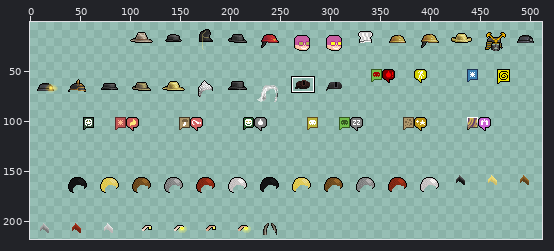
One commit to this sprite sheet: gfx/ChibiUltica/ChibiTall.png. The picture above shows the old version from afar; the outline marks the close-up.
Close-up. Before:
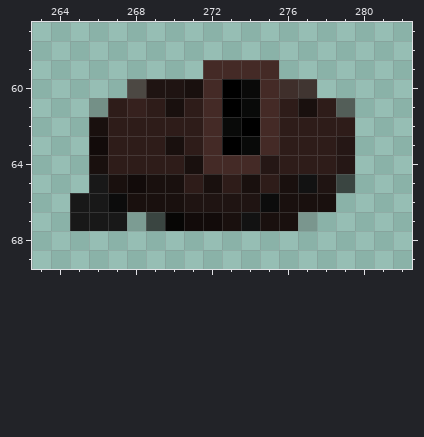
The file is 512x240 pixels. Pixels under 10% opacity are left out. Colours within 5 levels of each other are drawn and written as one. Shown: x 263..282, y 57..69. The old version is drawn lined up with the new one. The wide view leaves out empty margins. The commit also changed other parts of the picture, which this record leaves out.
Now the later version:
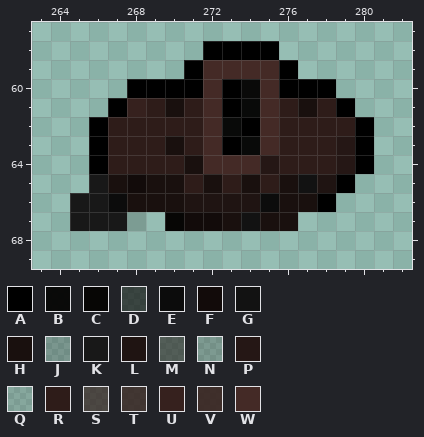
Palette (. is transparent): A #000000  B #040302f5  C #070605  D #0b0706a8  E #0c0c0c  F #120b0a  G #121212  H #19100e  J #1b12103b  K #181818  L #1f1412  M #20151291  N #24191338  P #251715  Q #291d1825  R #2e1c19  S #331f1cbe  T #331f1cd8  U #36211e  V #37221fea  W #442a26
From old to new:
drawings rearranged on the sheet (the old picture shows each at its new place; 12 dropped ones are not shown)
@@ x 263..282 @@
 57 ....................
-58 ....................
-59 .........WWWW.......
-60 .....SLLHWABWVT.....
-61 ...NRURHRWABWRHRM...
-62 ...HRRRRRWBAWRRRR...
-63 ...FRRRHRWABWRRRP...
-64 ...HRRRRHWWWPRRRP...
-65 ...KHFHHRHRHRHGLD...
-66 ..KKEHHHLLLLEHHH....
-67 ..KKKQDCFFHGHHJ.....
+58 .........AAAA.......
+59 ........AWWWWA......
+60 .....AAAAWABWAAA....
+61 ....AURHRWABWRHRA...
+62 ...ARRRRRWBAWRRRRA..
+63 ...ARRRHRWABWRRRPA..
+64 ...ARRRRHWWWPRRRPA..
+65 ...KHFHHRHRHRHGLA...
+66 ..KKEHHHLLLLEHHA....
+67 ..KKKQ.CFFHGHH......
 68 ....................
Changed places in both close-ups, as pixel boxes (x1, y1, x2, y2):
changed: (89, 41, 374, 231)
